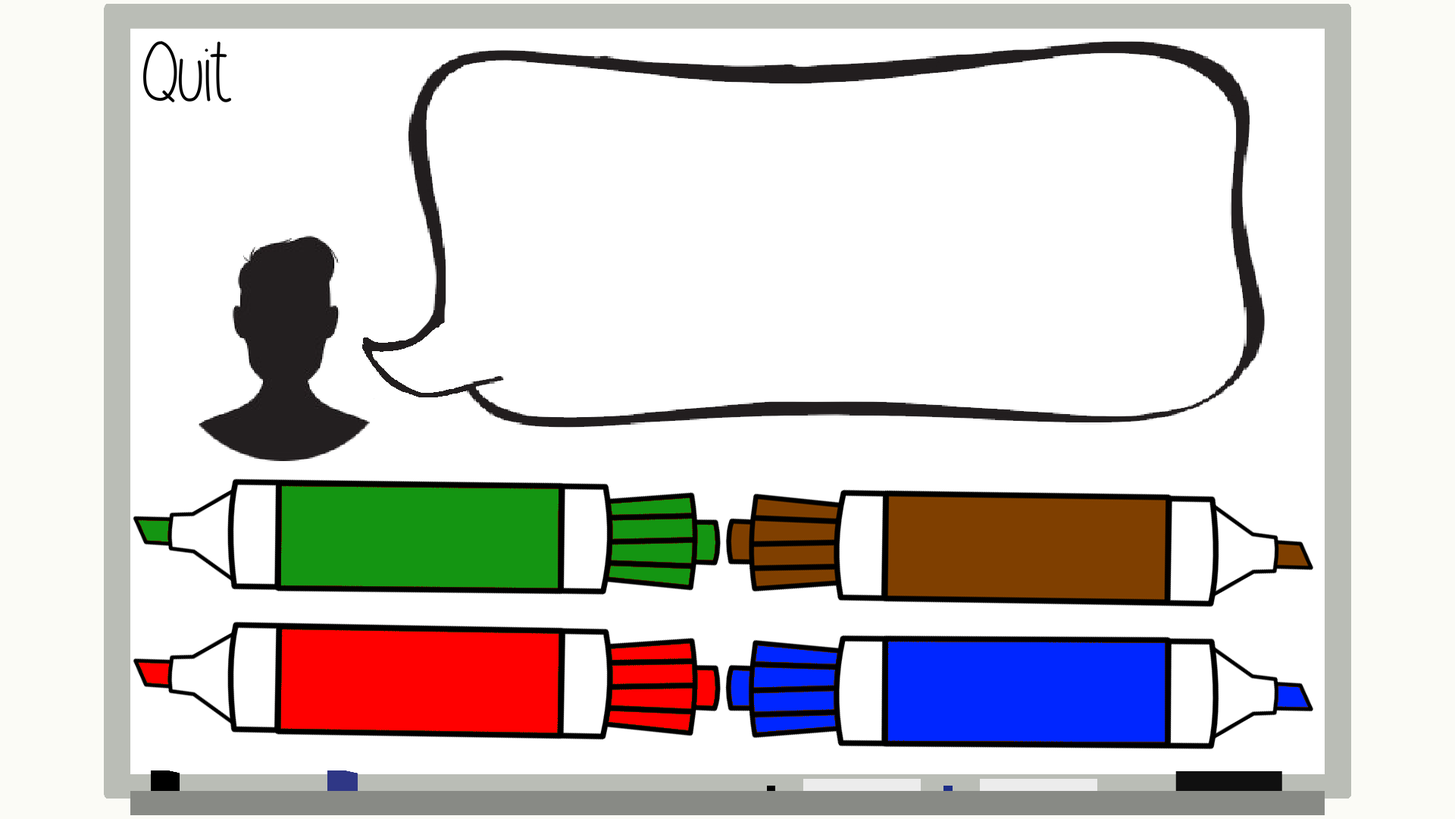
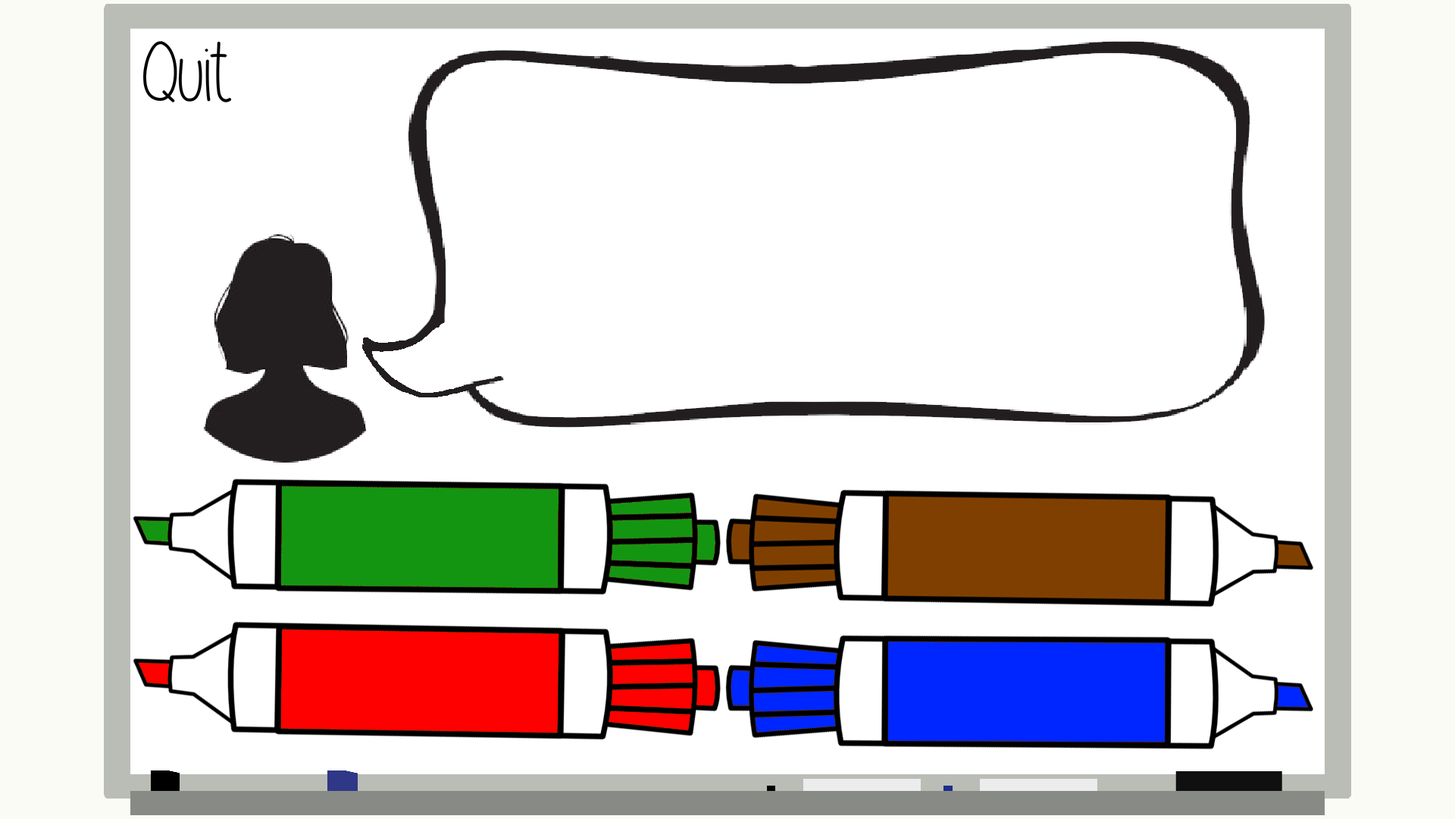
Layers edited between the first and the second w=1455, h=819 image:
hid "Silhouette M1" over <box>198,235,371,461</box>
showed "Silhouette F1" over <box>203,234,367,463</box>
